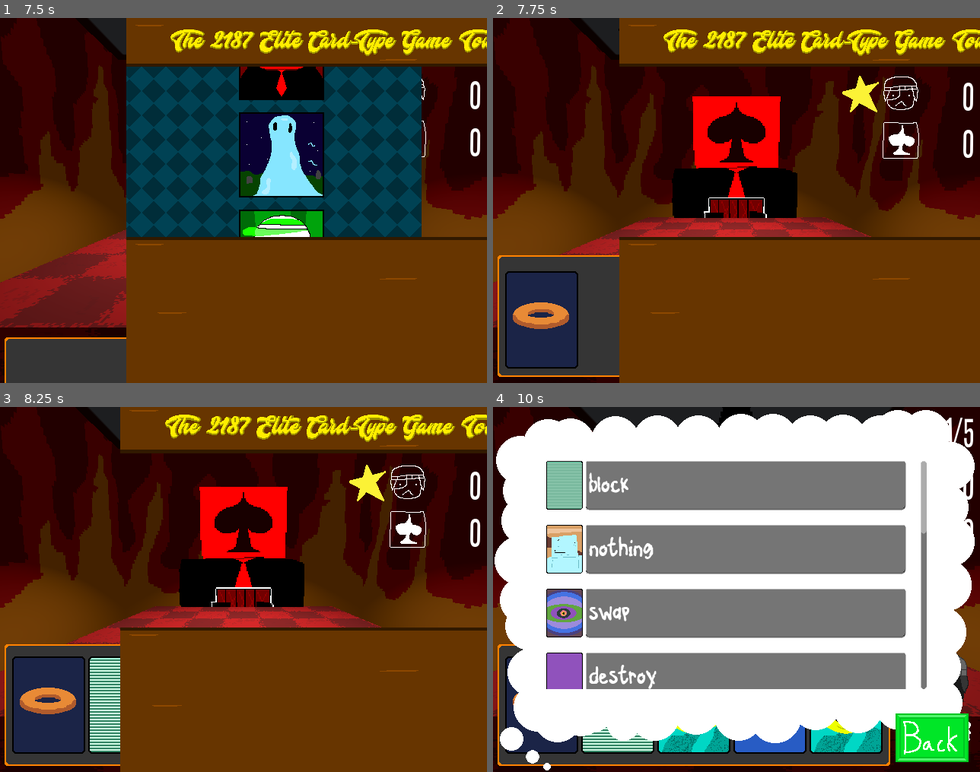
Above: before the commit, frames 1-4 (two rows, left to right).
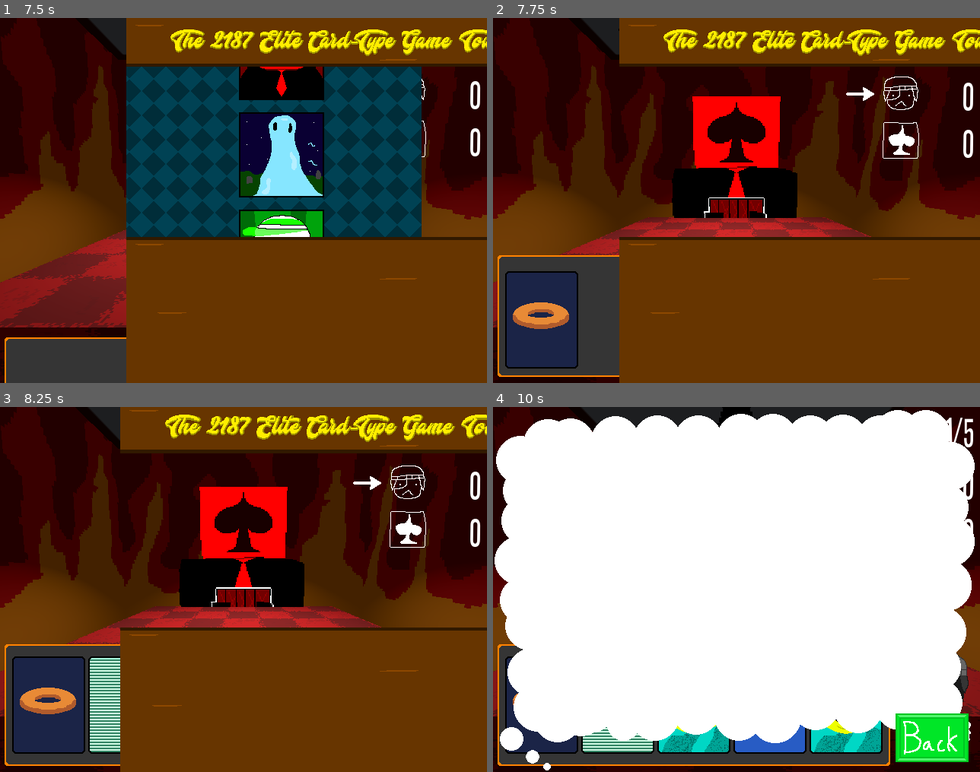
Above: after the commit, the same moments.

Repository: willslyman/kat-kards
Game: Godot game, scene res://scenes/main.tscn
The game is run twice, just before and just after one commit, with the same random seed, the same clock (stepped at 60 frames per second) and the same inputs.
Inputs (mouse positions are in pixels of both pictures, inside the frame that each line leads up to):
- Up to frame 1 (7.5 s): click "Enter the Tournament!" at 0.5 s; tap Enter (debug) at 1.25, 4.9 s; move the mouse to (350, 182) at 1.27 s; press the mouse at (350, 182) at 1.28 s; move the mouse to (146, 218) at 2.02 s; release the mouse at (146, 218) at 2.03 s; click (146, 218) at 2.1 s; move the mouse to (292, 120) at 2.77 s; press the mouse at (292, 120) at 2.78 s; move the mouse to (219, 273) at 3.52 s; release the mouse at (219, 273) at 3.53 s; click (219, 273) at 3.6 s; move the mouse to (389, 255) at 4.27 s; press the mouse at (389, 255) at 4.28 s; move the mouse to (97, 145) at 5.02 s; release the mouse at (97, 145) at 5.03 s; click (97, 145) at 5.1 s; move the mouse to (267, 200) at 5.77 s; press the mouse at (267, 200) at 5.78 s; move the mouse to (170, 109) at 6.52 s; release the mouse at (170, 109) at 6.53 s; click (170, 109) at 6.6 s; move the mouse to (350, 182) at 7.27 s; press the mouse at (350, 182) at 7.28 s
- Up to frame 2 (7.75 s): no input
- Up to frame 3 (8.25 s): release the mouse at (350, 571) at 8 s; click (443, 695) at 8 s
- Up to frame 4 (10 s): click (936, 695) at 8.75 s; click (936, 699) at 9.5 s

Frame 1 is identical in both runs. In frame 2, 0.3% of the frame differs, in the area x 71-80%, y 15-26%; in frame 3, 0.3%; in frame 4, 37%, in the area x 10-90%, y 14-78%.

Commit message:
fixed new game + arrow

Diff:
--- a/scenes/main.tscn
+++ b/scenes/main.tscn
@@ -761,7 +761,6 @@
 
 [node name="Main" type="Node3D"]
 script = ExtResource("1_tefeu")
-debug_info = true
 
 [node name="Arena" parent="." instance=ExtResource("1_tbgi4")]
 
--- a/scripts/card_list.gd
+++ b/scripts/card_list.gd
@@ -66,6 +66,7 @@
 	return possible.pick_random()
 
 func assign_textures() -> void:
+	seen_cards = []
 	card_textures.shuffle()
 
 	var i : int = 0
Binary file changed: textures/Star.png
